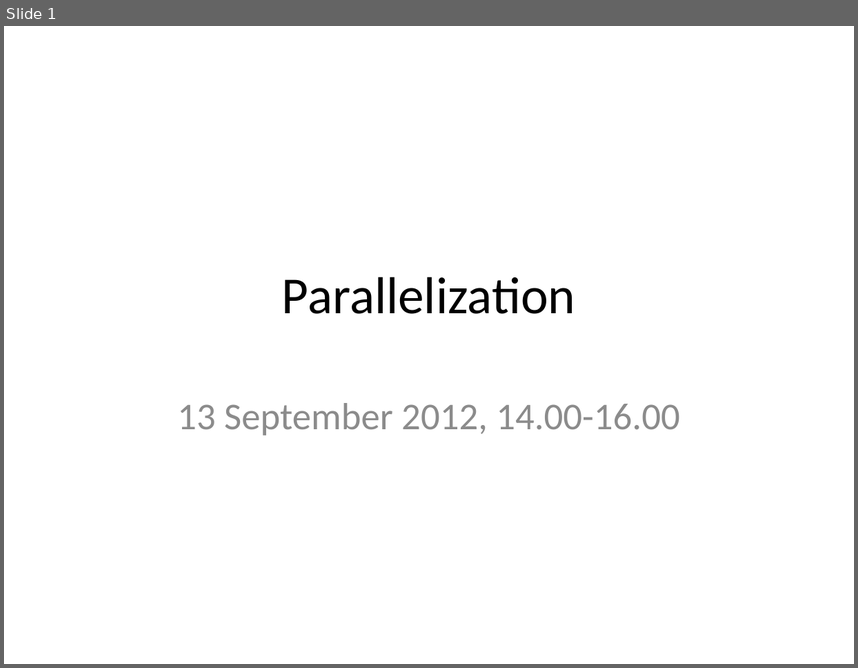
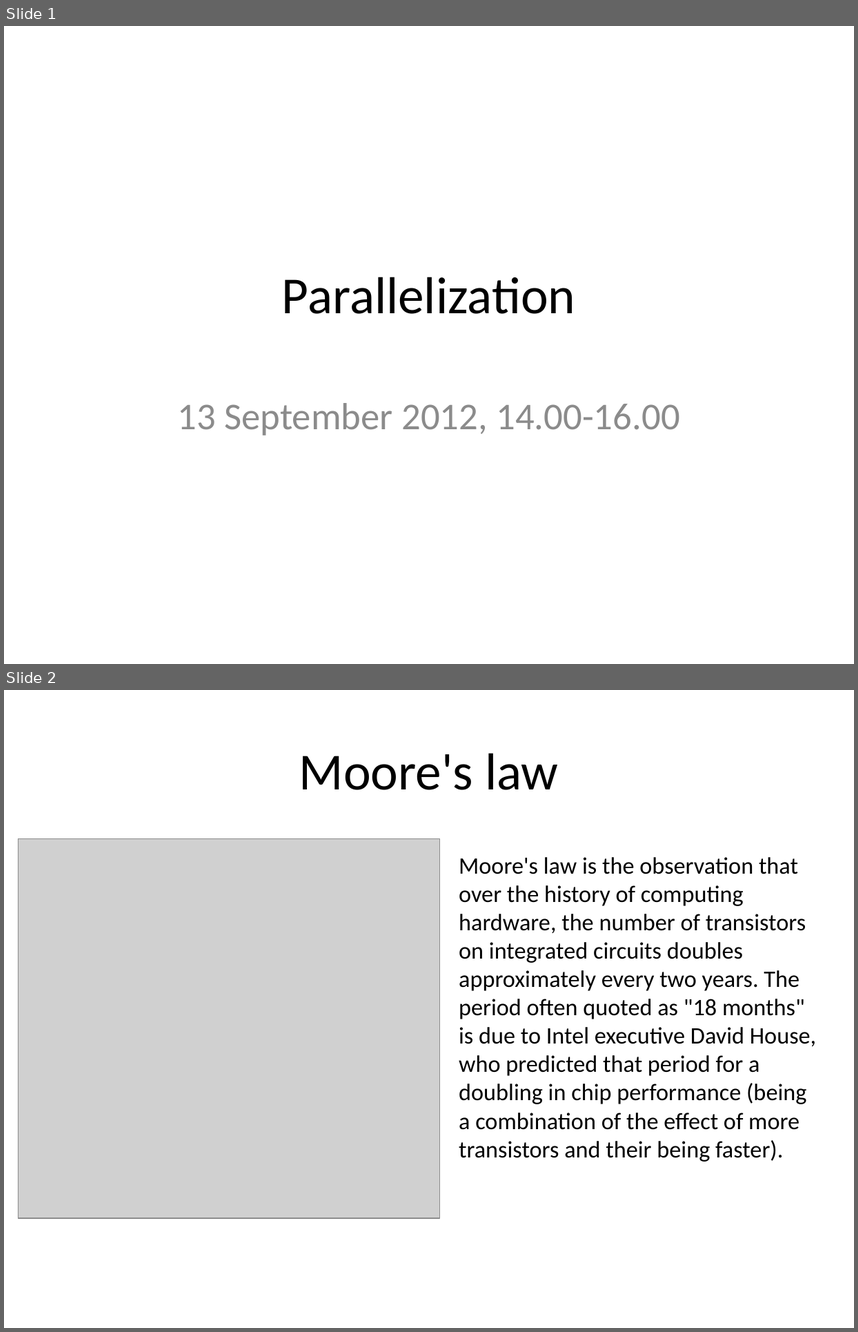
Before and after one commit to rvosa/ngs-workflows, a slide deck: doc/slides/day3/session3/Parallelization.pptx. Shown one above the other, each under a label of ours: slide 1 before the commit, slides 1 and 2 after it. The pictures are 858x668 and 858x1332 pixels, drawn with LibreOffice and Linux fonts; fonts in the diff are those of the drawing; grey boxes stand for pictures. Boxes give left, top, right and bottom in pixels: in the first picture for what was removed or moved away, otherwise in the second. Text is boxed around its words. In the diff, an @@ line names an element or a change of style, - is before the commit and + after.

```diff
--- a/doc/slides/day3/session3/Parallelization.pptx
+++ b/doc/slides/day3/session3/Parallelization.pptx
@@ slide 2 added at [4,690,854,1328], background #FFFFFF @@
@@ title added at [299,753,559,790], 44 pt, text #000000 @@
+Moore's law
@@ picture added at [18,839,440,1218] @@
@@ text added at [459,857,816,1161], 20 pt, text #000000 @@
+Moore's law is the observation that over the history of computing hardware, the number of transistors on integrated circuits doubles approximately every two years. The period often quoted as "18 months" is due to Intel executive David House, who predicted that period for a doubling in chip performance (being a combination of the effect of more transistors and their being faster).
```
Also in this commit, not shown: 7 slides changed, 11 other slides added, 7 slides removed, 3 other files.
